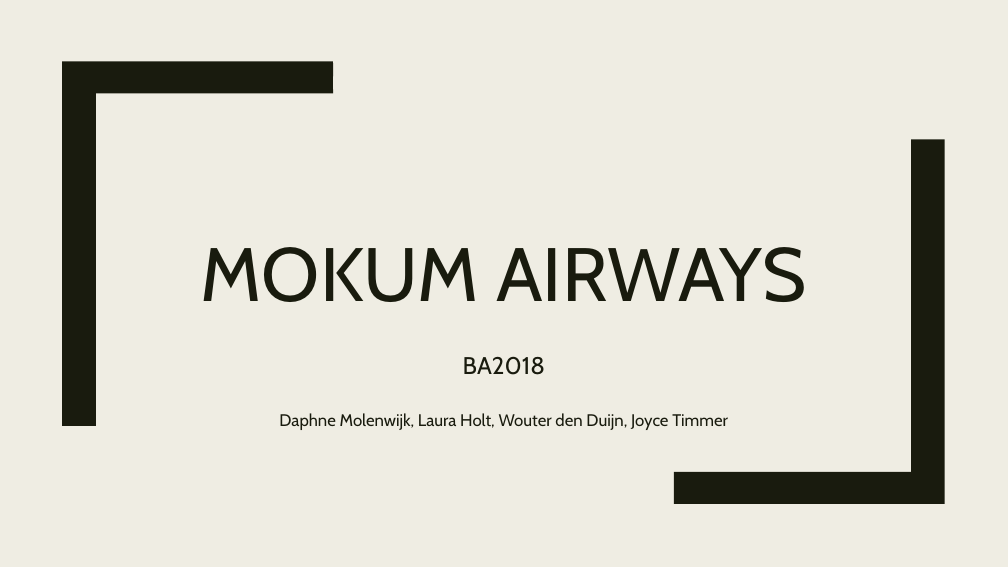
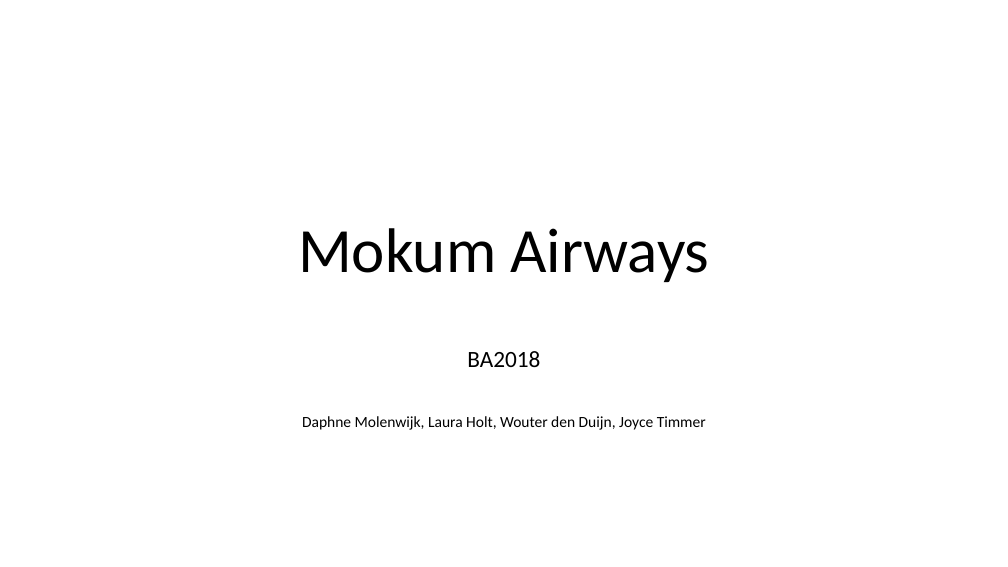
Before and after one commit to WouterDuijn/heuristic, a slide deck: slide 1 of doc/Mokum Airways.pptx. Drawn at 1008x567 pixels with LibreOffice and Linux fonts; fonts in the diff are those of the drawing. Boxes give left, top, right and bottom in pixels: in the first picture for what was removed or moved away, otherwise in the second. Text is boxed around its words. In the diff, an @@ line names an element or a change of style, - is before the commit and + after.

```diff
--- a/doc/Mokum Airways.pptx
+++ b/doc/Mokum Airways.pptx
@@ background #EFEDE3 to #FFFFFF @@
@@ freeform shape removed at [62,61,333,426] @@
@@ freeform shape removed at [675,139,945,504] @@
@@ title at [298,228,710,282]: text changed; size 72 to 60 pt; font Cabin to Calibri; text colour #191B0E to #000000 @@
-MOKUM AIRWAYS
+Mokum Airways
@@ subtitle "BA2018" at [302,351,706,430]: size 23 to 22.2 pt in "BA2018"; font Cabin to Calibri, text colour #191B0E to #000000; size 16 to 14.8 pt in "Daphne Molenwijk, Laura Holt, Wouter den Duijn, ..."; line spacing 1.02 to 0.8; more space between paragraphs @@
```
Also in this commit, not shown: 11 other slides changed, 1 slide added, 1 slide removed.
